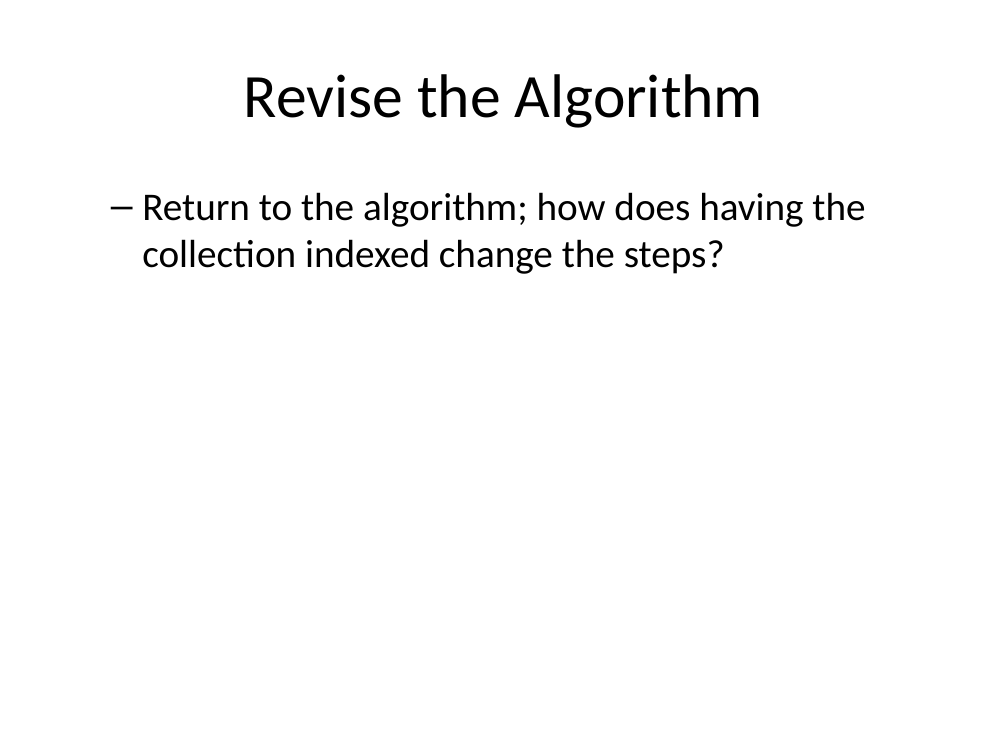
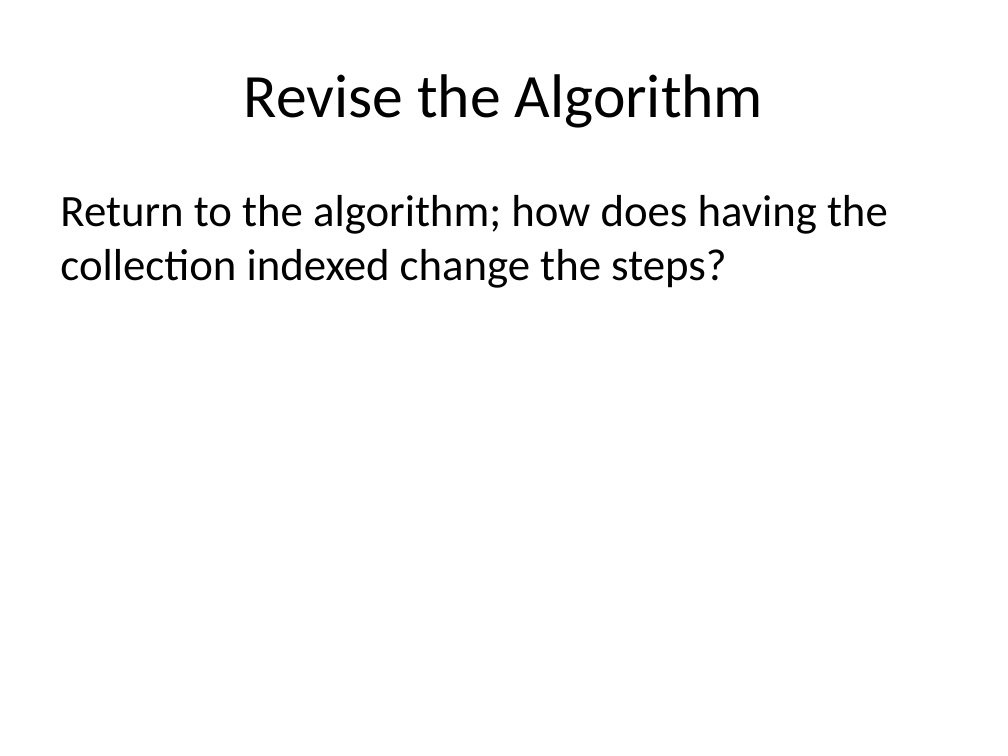
Before and after one commit to mr-eggleton/web-lit-core, a slide deck: slide 11 of powerpoints/04-search-party.pptx. Drawn at 1008x756 pixels with LibreOffice and Linux fonts; fonts in the diff are those of the drawing. Boxes give left, top, right and bottom in pixels: in the first picture for what was removed or moved away, otherwise in the second. Text is boxed around its words. In the diff, an @@ line names an element or a change of style, - is before the commit and + after.

```diff
--- a/powerpoints/04-search-party.pptx
+++ b/powerpoints/04-search-party.pptx
@@ text "Return to the algorithm; how ..." at <box>60,195,888,288</box>: size 28 to 32 pt; bullet – to none; list level 2 to 1 in "Return to the algorithm; how ..." @@
```
Also in this commit, not shown: 2 other slides changed, 3 other files.
